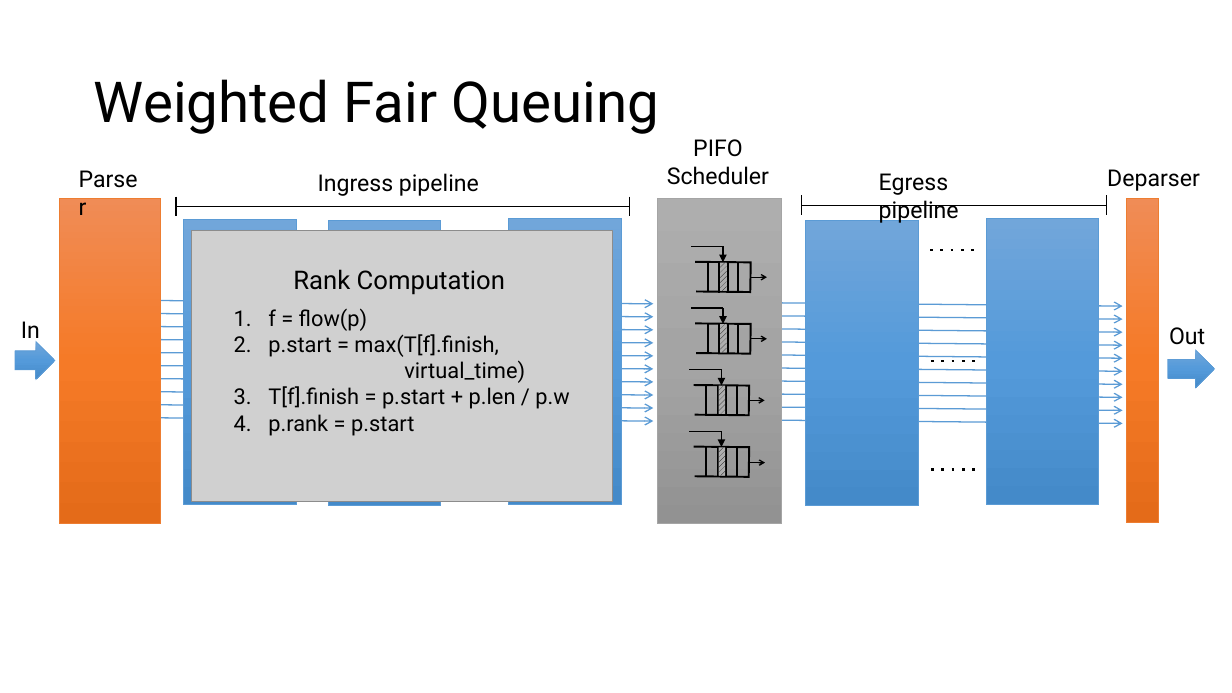
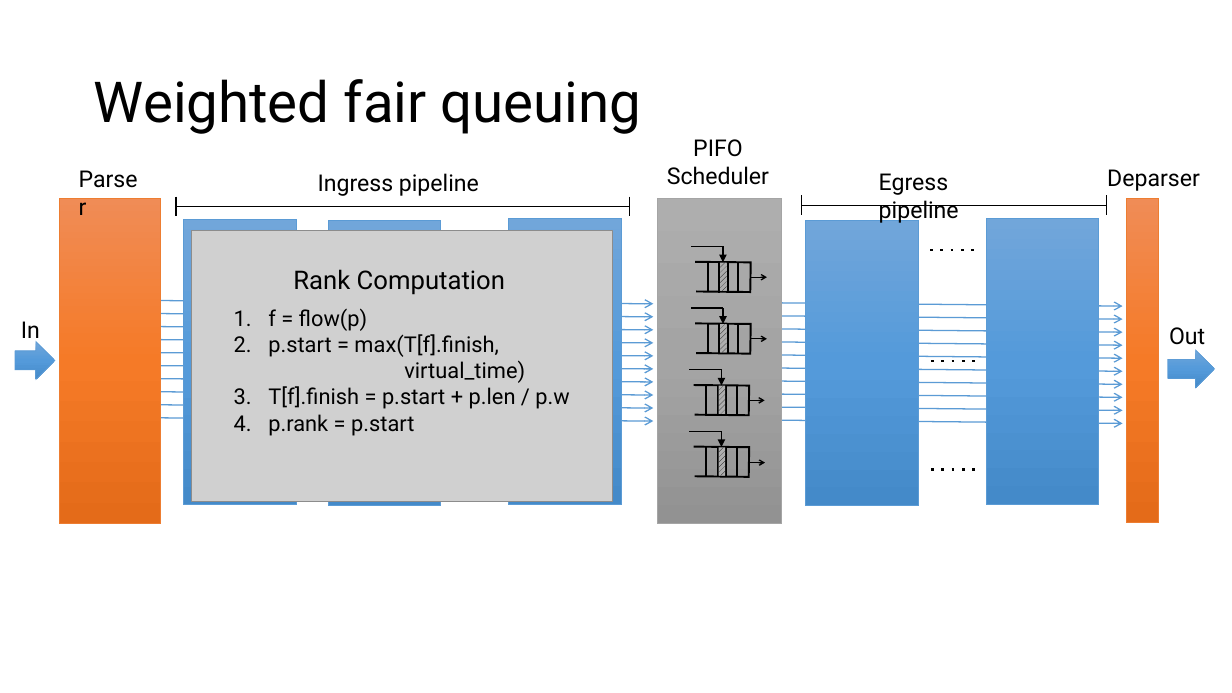
Before and after one commit to anirudhSK/pifo-domino-marple-ppts, a slide deck: slide 9 of pifo_sigcomm.pptx. Drawn at 1232x693 pixels with LibreOffice and Linux fonts; fonts in the diff are those of the drawing; grey boxes stand for pictures. Boxes give left, top, right and bottom in pixels: in the first picture for what was removed or moved away, otherwise in the second. Text is boxed around its words. In the diff, an @@ line names an element or a change of style, - is before the commit and + after.

```diff
--- a/pifo_sigcomm.pptx
+++ b/pifo_sigcomm.pptx
@@ text at <box>94,79,642,134</box>: text changed @@
-Weighted Fair Queuing
+Weighted fair queuing
@@ text "PIFO Scheduler" rewrapped from <box>647,128,789,197</box> to <box>671,139,773,185</box> @@
```
Also in this commit, not shown: 3 other slides changed, 1 slide added.
